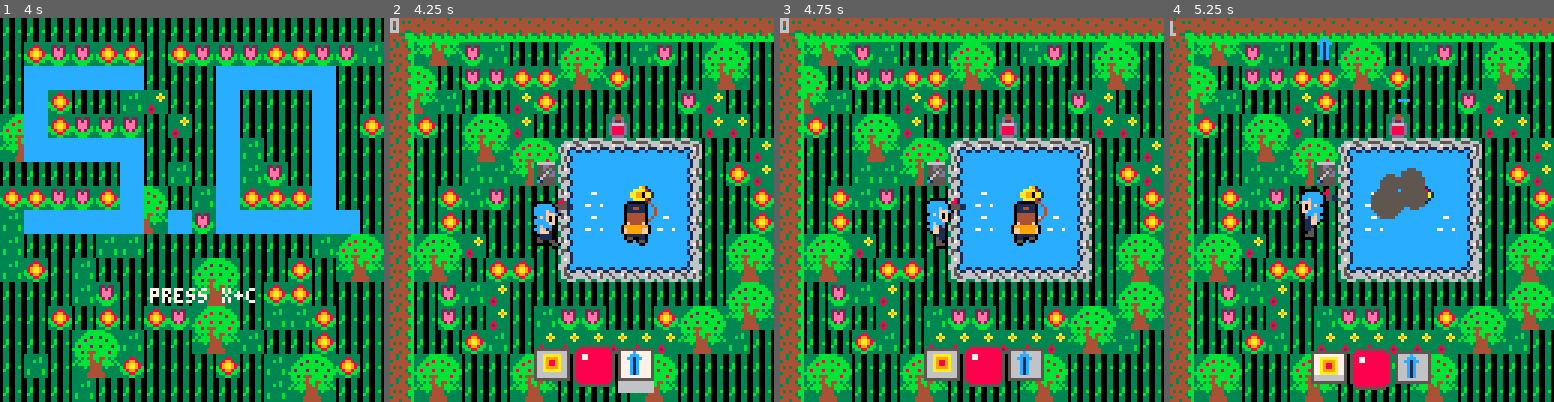
Above: before the commit, frames 1-4 (left to right).
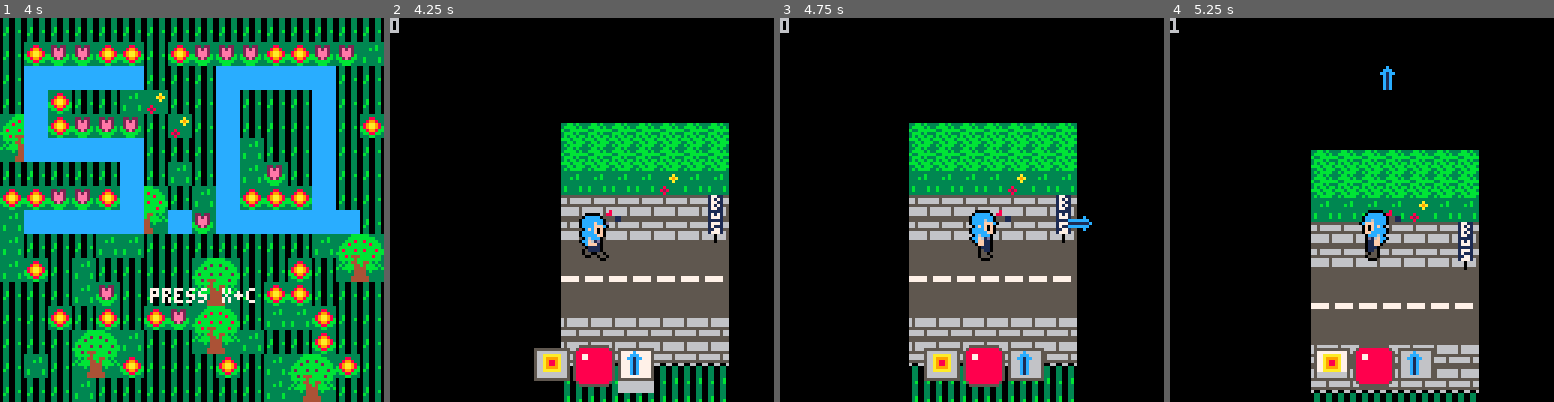
Above: after the commit, the same moments.

Repository: JasonHaenlin/pico-8-sophiaquest
Game: PICO-8 cartridge sophiaquest.p8
The game is run twice, just before and just after one commit, with the same random seed, the same clock (stepped at 60 frames per second) and the same inputs.
Inputs:
- Up to frame 1 (4 s): tap X (X key) at 0.33, 1.07, 1.85, 2.97 s; tap O (Z key) at 0.7, 1.7, 2.1, 2.5, 2.9, 3.3, 3.7 s; hold Right 1.6-2.1 s; hold Up 2.15-2.42 s; hold Right 2.47-3.03 s; hold Left 3.08-3.58 s; hold Down 3.63-3.97 s
- Up to frame 2 (4.25 s): hold Right from 4.02 s (still down); tap X (X key) at 4.08 s; tap O (Z key) at 4.1 s
- Up to frame 3 (4.75 s): tap O (Z key) at 4.5 s; release Right at 4.68 s; hold Up from 4.73 s (still down)
- Up to frame 4 (5.25 s): tap O (Z key) at 4.9 s; release Up at 5.03 s; hold Left from 5.08 s (still down); tap X (X key) at 5.2 s

Frame 1 is identical in both runs. In frame 2, 82% of the frame differs, in the area x 0-100%, y 0-100%; in frame 3, 83%; in frame 4, 84%.

Commit message:
une voiture dans le parking

Diff:
--- a/sophiaquest.p8
+++ b/sophiaquest.p8
@@ -122,7 +122,7 @@
 end
 
 function make_player()
- p = make_actor(45,60,129,player,life.player,up)
+ p = make_actor(333,85,129,player,life.player,up)
  p.weapon = items[5]
  p.anim = "stay"
  p.walk = make_anim("walk",cframes(162,130,162,130,163,161),1/5)
@@ -1071,23 +1071,23 @@
 5626203232222235362220202033342020202220202020202020322031333458000000000000000000000000000000000000000202215252121512505000000000000000000000000000000000000000000000000000000000000000000000000000000000000000000000000000000000000000000000000000000000000000
 5636212020312220202020203231202020202120232420203232202020202058000000000000000000000000000000000000000202215252121512505000000000000000000000000000000000000000000000000000000000000000000000000000000000000000000000000000000000000000000000000000000000000000
 5622202324312020202020202031312020202120333420203220222020312058000000000000000000000000000000000000000202315252121512505000000000000000000000000000000000000000000000000000000000000000000000000000000000000000000000000000000000000000000000000000000000000000
-562020333425260a0b0b0b0b0c20203120202120202039203232322032203158000000000000000000000000000000000000000202215252123e12505000000000000000000000000000000000000000000000000000000000000000000000000000000000000000000000000000000000000000000000000000000000000000
-562020212135391a1b1b1b1b1c20223120202121202020203232322220202058000000000000000000000000000000000000000202215252123e12505000000000000000000000000000000000000000000000000000000000000000000000000000000000000000000000000000000000000000000000000000000000000000
-562022213220201a0d1b1d1b1c20202221212120202020202232222020382058000000000000000000020202020202020202020202315252123e12505000000000000000000000000000000000000000000000000000000000000000000000000000000000000000000000000000000000000000000000000000000000000000
-562022202020201a0d1b1b0d1c20202221202220200a0b0c2020202020203258000000000000000000020202020202020202020202215252123e1250500000000000001f1f0000000000000000000000000000000000000000000000000000000000000000000000000000000000000000000000000000000000000000000000
-562324312020201a1b1b1b1b1c20232420202220201a1b1c2020202023242058000000000000000000212121213121212121213121315252123e125050000000001f1f1f1f0000000000000000000000000000000000000000000000000000000000000000000000000000000000000000000000000000000000000000000000
-563334202222202a2b2b2b2b2c20333420202220202a2b2c20202020333420580000000000000000006161616161610361616161616162522e2e2e506061616161616161616100000000000000000000000000000000000000000000000000000000000000000000000000000000000000000000000000000000000000000000
-56203221312020202020202020202324202021212020202020222020202020580000000000000000006161616161611361616161616161622e2e2e606161616161616161616100000000000000000000000000000000000000000000000000000000000000000000000000000000000000000000000000000000000000000000
-5620322031202132322020222324333420202221212120202022202020203158000000000000000000121212122f2f2f2f2f121212120101121212010112121212121212121200000000000000000000000000000000000000000000000000000000000000000000000000000000000000000000000000000000000000000000
+562020333425260a0b0b0b0b0c20203120202120202039203232322032203158000000000000000000000000000000000000000202215252121512505000000000000000000000000000000000000000000000000000000000000000000000000000000000000000000000000000000000000000000000000000000000000000
+562020212135391a1b1b1b1b1c20223120202121202020203232322220202058000000000000000000000000000000000000000202215252121512505000000000000000000000000000000000000000000000000000000000000000000000000000000000000000000000000000000000000000000000000000000000000000
+562022213220201a0d1b1d1b1c20202221212120202020202232222020382058000000000000000000020202020202020202020202315252121512505000000000000000000000000000000000000000000000000000000000000000000000000000000000000000000000000000000000000000000000000000000000000000
+562022202020201a0d1b1b0d1c20202221202220200a0b0c202020202020325800000000000000000002020202020202020202020221525212151250500000000000001f1f0000000000000000000000000000000000000000000000000000000000000000000000000000000000000000000000000000000000000000000000
+562324312020201a1b1b1b1b1c20232420202220201a1b1c20202020232420580000000000000000002121212131212121212131213152521215125050000000001f1f1f1f0000000000000000000000000000000000000000000000000000000000000000000000000000000000000000000000000000000000000000000000
+563334202222202a2b2b2b2b2c20333420202220202a2b2c2020202033342058000000000000000000616161616161036161616161616252050505506061616161616161616100000000000000000000000000000000000000000000000000000000000000000000000000000000000000000000000000000000000000000000
+5620322131202020202020202020232420202121202020202022202020202058000000000000000000616161616161136161616161616162050505606161616161616161616100000000000000000000000000000000000000000000000000000000000000000000000000000000000000000000000000000000000000000000
+5620322031202132322020222324333420202221212120202022202020203158000000000000000000121212121212121212121212120101121212010112121212121212121200000000000000000000000000000000000000000000000000000000000000000000000000000000000000000000000000000000000000000000
 5620202221203131313131313334212020222038202039202020202020322058000000000000000000111111111111111111111111110101121212010111111111111111111100000000000000000000000000000000000000000000000000000000000000000000000000000000000000000000000000000000000000000000
 5625262020252620202025262020202020222020202020202020202032202058000000000000000000121212121212121212121212120101121212010112121212121212121200000000000000000000000000000000000000000000000000000000000000000000000000000000000000000000000000000000000000000000
 5635362020353620202035362020202020202020232420202020382020202058000000000000000000414141414141414141414141414141414141414141414141414141414100000000000000000000000000000000000000000000000000000000000000000000000000000000000000000000000000000000000000000000
 5620203239202020312020202022202020202020333420212120202020233158000000000000000000414141414141414141414141414141414141414141414141414141414100000000000000000000000000000000000000000000000000000000000000000000000000000000000000000000000000000000000000000000
 5620202020203220202032202020202526202020202020212121322020333458000000000000000000101010101010101010101010105151101010101010101010101010101000000000000000000000000000000000000000000000000000000000000000000000000000000000000000000000000000000000000000000000
 5620202020202020202022202020203536202032202120212120202020202058000000000000000000202020202020202020202020205151202020202020202020202020202000000000000000000000000000000000000000000000000000000000000000000000000000000000000000000000000000000000000000000000
-5620312020232432202020202526202020202020212020202020202526252658000000000000000000023f123f123f123f123f2324310e0f212121212132212121212121210200000000000000000000000000000000000000000000000000000000000000000000000000000000000000000000000000000000000000000000
-5620202020333420322020203536200a0b0c2021202121202020203536353658000000000000000000023f123f123f123f123f3334020e0f213102212121212221213221210200000000000000000000000000000000000000000000000000000000000000000000000000000000000000000000000000000000000000000000
-5620202020202020202020202020201a1b1c2021212020202324202526252658000000000000000000023f123f123f123f123f2102210e0f232421210202020202020202020200000000000000000000000000000000000000000000000000000000000000000000000000000000000000000000000000000000000000000000
+5620312020232432202020202526202020202020212020202020202526252658000000000000000000021212167071161212162324310e0f212121212132212121212121210200000000000000000000000000000000000000000000000000000000000000000000000000000000000000000000000000000000000000000000
+5620202020333420322020203536200a0b0c2021202121202020203536353658000000000000000000021212167273161212163334020e0f213102212121212221213221210200000000000000000000000000000000000000000000000000000000000000000000000000000000000000000000000000000000000000000000
+5620202020202020202020202020201a1b1c2021212020202324202526252658000000000000000000021212167475161212162102210e0f232421210202020202020202020200000000000000000000000000000000000000000000000000000000000000000000000000000000000000000000000000000000000000000000
 5620222032203120202022202020202a2b2c2020202032203334203536353658000000000000000000021212121212121212122121220e0f333423240200000000000000000000000000000000000000000000000000000000000000000000000000000000000000000000000000000000000000000000000000000000000000
 5620222020202020322020252620322020203820312020202020202526252658000000000000000000021212121212121212121212121212212133340200000000000000000000000000000000000000000000000000000000000000000000000000000000000000000000000000000000000000000000000000000000000000
 562020200a0b0c20202020353620202020202020313131200a0b0c3536353658000000000000000000021212121212121212121212121212020202020200000000000000000000000000000000000000000000000000000000000000000000000000000000000000000000000000000000000000000000000000000000000000
Not shown, changed: 32 lines of the sprite sheet (__gfx__) section of sophiaquest.p8
